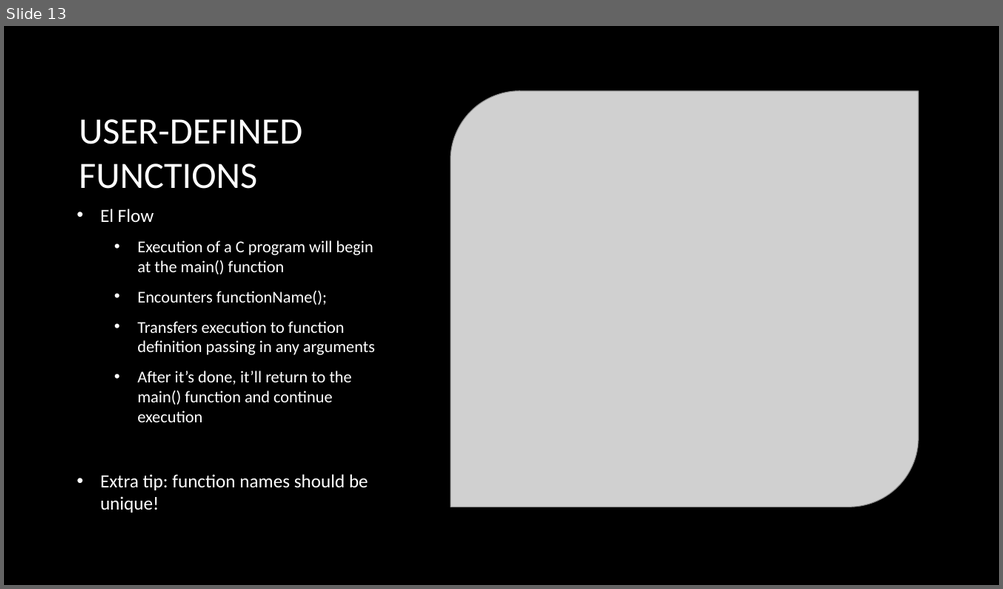
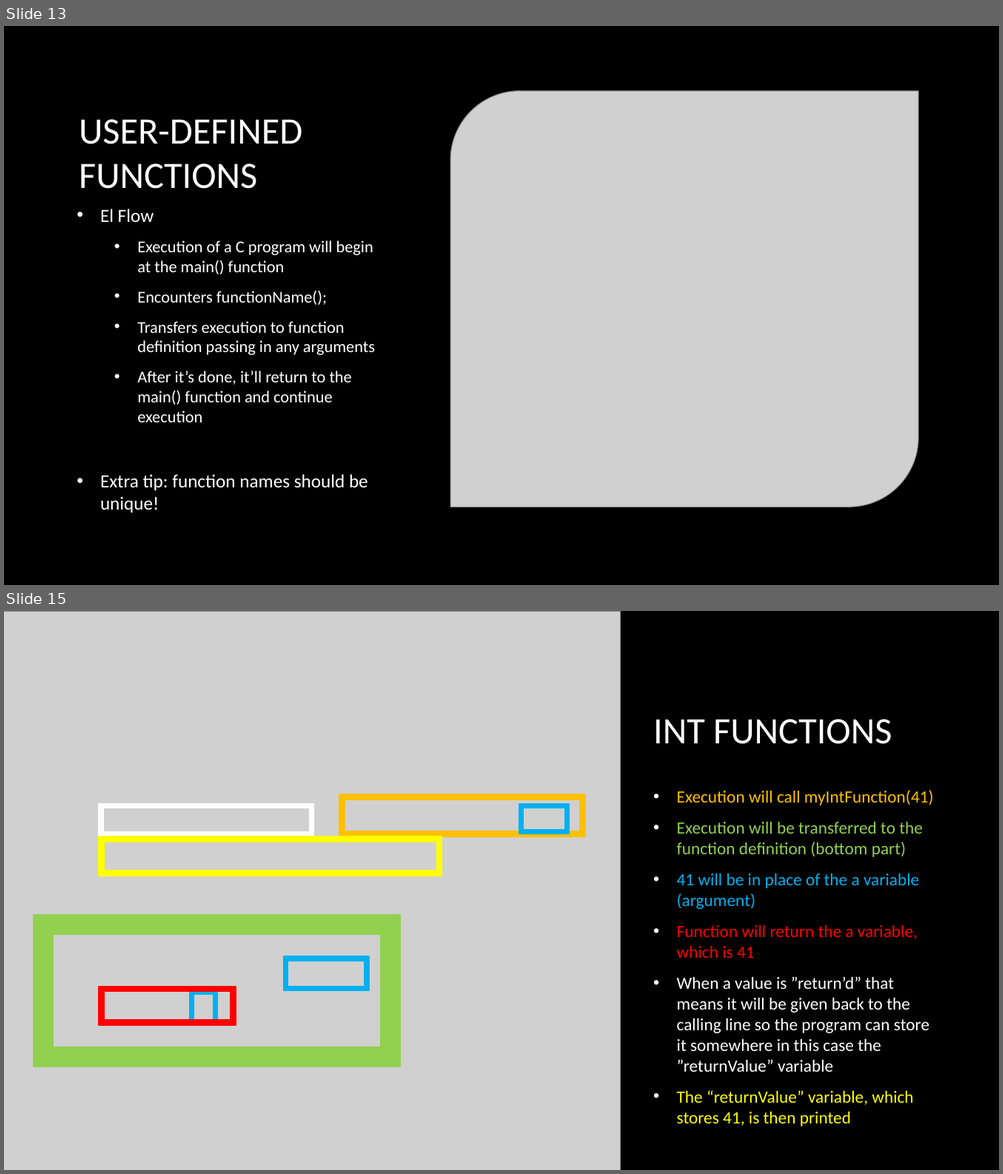
Before and after one commit to fopineda/C-Class, a slide deck: C-Course/Slides/Section8-Functions.pptx. Shown one above the other, each under a label of ours: slide 13 before the commit, slides 13 and 15 after it; the slides between them are not shown. The pictures are 1003x589 and 1003x1174 pixels, drawn with LibreOffice and Linux fonts; fonts in the diff are those of the drawing; grey boxes stand for pictures; background and template pictures are left out. Boxes give left, top, right and bottom in pixels: in the first picture for what was removed or moved away, otherwise in the second. Text is boxed around its words. In the diff, an @@ line names an element or a change of style, - is before the commit and + after.

Commit message:
Finished Section8-Functions

```diff
--- a/C-Course/Slides/Section8-Functions.pptx
+++ b/C-Course/Slides/Section8-Functions.pptx
@@ slide 15 added at (x1=4, y1=611, x2=999, y2=1170), background picture (left out) @@
@@ picture added at (x1=4, y1=611, x2=620, y2=1170) @@
@@ title added at (x1=653, y1=719, x2=891, y2=744), 36 pt, text #FFFFFF @@
+INT FUNCTIONS
@@ frame added at (x1=99, y1=804, x2=313, y2=837), fill #FFFFFF, outline #FFFFFF 1.5 pt @@
@@ frame added at (x1=339, y1=795, x2=584, y2=836), fill #FFC000, outline #FFC000 1.5 pt @@
@@ frame added at (x1=520, y1=804, x2=569, y2=834), fill #00B0F0, outline #00B0F0 1.5 pt @@
@@ text added at (x1=677, y1=790, x2=933, y2=1127), 16.6 pt, text #FFFFFF @@
+• Execution will call myIntFunction(41)
+• Execution will be transferred to the function definition (bottom part)
+• 41 will be in place of the a variable (argument)
+• Function will return the a variable, which is 41
+• When a value is ”return’d” that means it will be given back to the calling line so the program can store it somewhere in this case the ”returnValue” variable
+• The “returnValue” variable, which stores 41, is then printed
@@ frame added at (x1=99, y1=837, x2=441, y2=876), fill #FFFF00, outline #FFFF00 1.5 pt @@
@@ frame added at (x1=34, y1=915, x2=400, y2=1067), fill #92D050, outline #92D050 1.5 pt @@
@@ frame added at (x1=284, y1=957, x2=370, y2=991), fill #00B0F0, outline #00B0F0 1.5 pt @@
@@ frame added at (x1=99, y1=987, x2=236, y2=1026), fill #FF0000, outline #FF0000 1.5 pt @@
@@ frame added at (x1=190, y1=991, x2=216, y2=1025), fill #00B0F0, outline #00B0F0 1.5 pt @@
```
Also in this commit, not shown: 3 slides changed, 1 other slide added, 1 slide removed, 7 other files.
